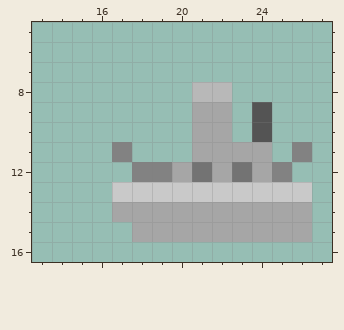
Two versions of one pixel-art sprite, android/Images/TileSets/FantasyHex/Units/Battleship.png. That is the earlier state.
The file is 32x26 pixels. Shown: x 13..27, y 5..16.
After:
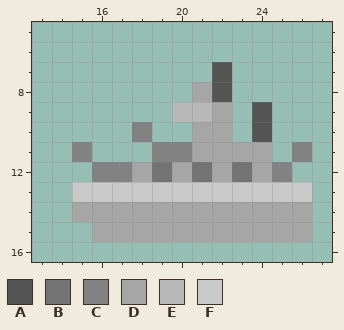
Palette (. is transparent): A #545454  B #737373  C #828282  D #a6a6a6  E #b8b8b8  F #c9c9c9
Difference:
The author put colour A in row 7 at x 22.
Colour E becomes colour A in row 8 at x 22.
Colour C becomes colour B in row 12 at x 19.
The author put colour C in row 10 at x 18; in row 11 at x 15 and 19 to 20; in row 12 at x 16 to 17.
The author put colour D in row 14 at x 15 to 16; in row 15 at x 16 to 17.
Colour C becomes colour D in row 12 at x 18.
Colour E becomes colour D in row 8 at x 21.
The author put colour E in row 9 at x 20.
Colour D becomes colour E in row 9 at x 21.
The author put colour F in row 13 at x 15 to 16.
Colour C is removed in row 11 at x 17.
